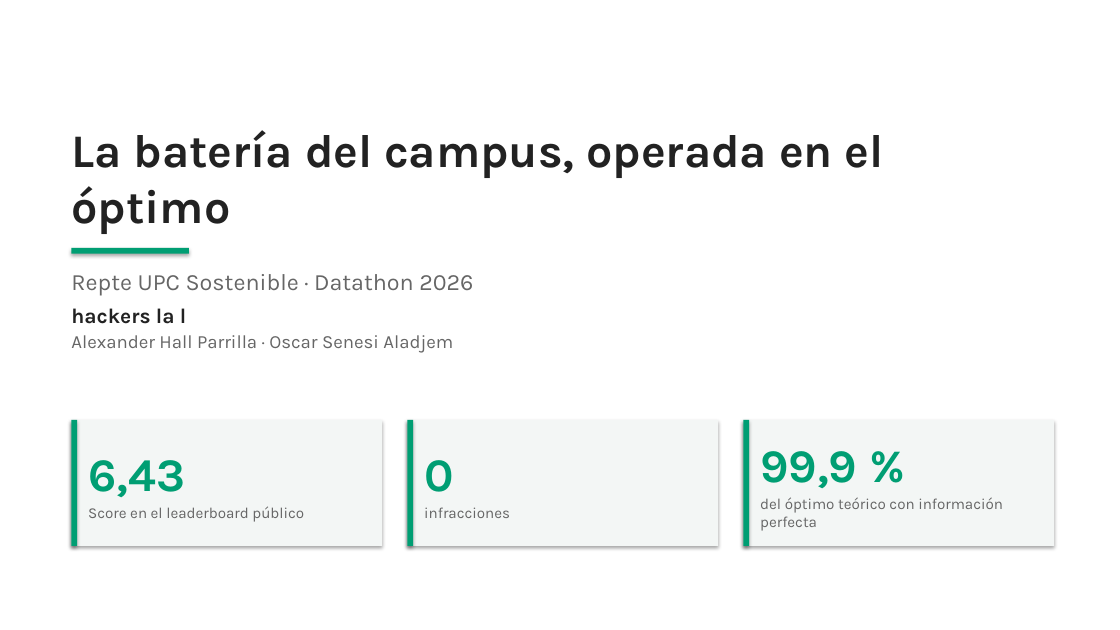
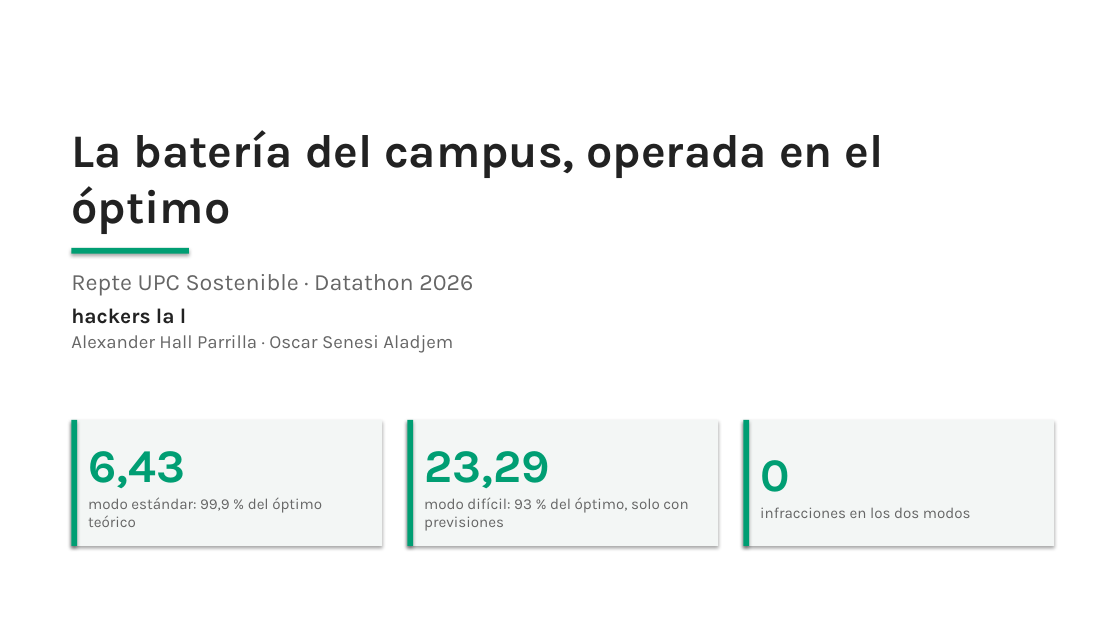
Before and after one commit to barnaredss/datathon2026, a slide deck: slide 1 of slides/presentacion.pptx. Drawn at 1120x630 pixels with LibreOffice and Linux fonts; fonts in the diff are those of the drawing. Boxes give left, top, right and bottom in pixels: in the first picture for what was removed or moved away, otherwise in the second. Text is boxed around its words. In the diff, an @@ line names an element or a change of style, - is before the commit and + after.

```diff
--- a/slides/presentacion.pptx
+++ b/slides/presentacion.pptx
@@ text at (424, 451, 688, 531): text changed @@
-0
-infracciones
+23,29
+modo difícil: 93 % del óptimo, solo con previsiones
@@ text at (760, 460, 971, 518): text changed @@
-99,9 %
-del óptimo teórico con información perfecta
+0
+infracciones en los dos modos
@@ text at (88, 497, 322, 527): text changed @@
-Score en el leaderboard público
+modo estándar: 99,9 % del óptimo teórico
```
Also in this commit, not shown: 11 other slides changed, 3 slides added, 9 other files.
